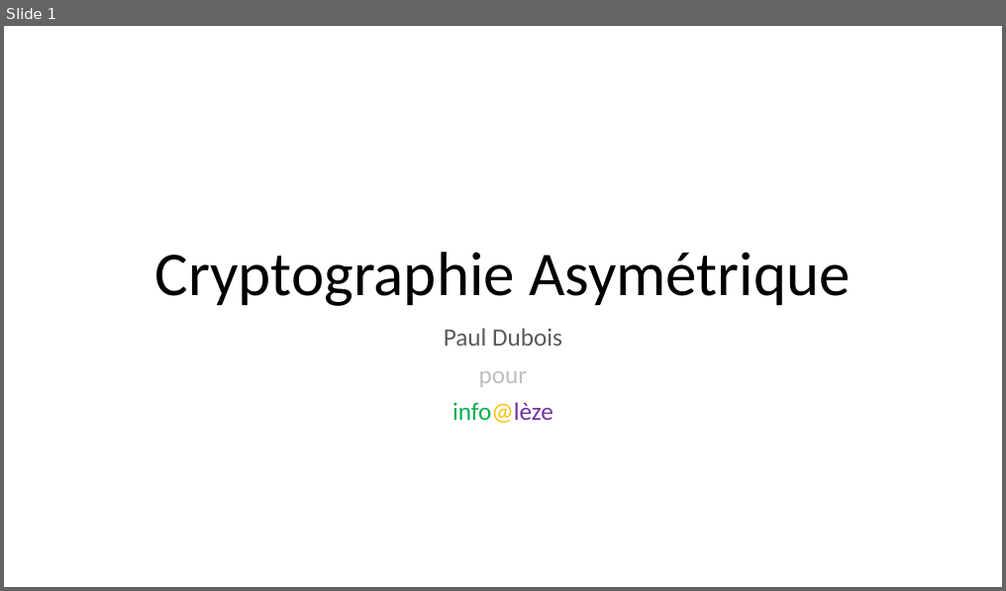
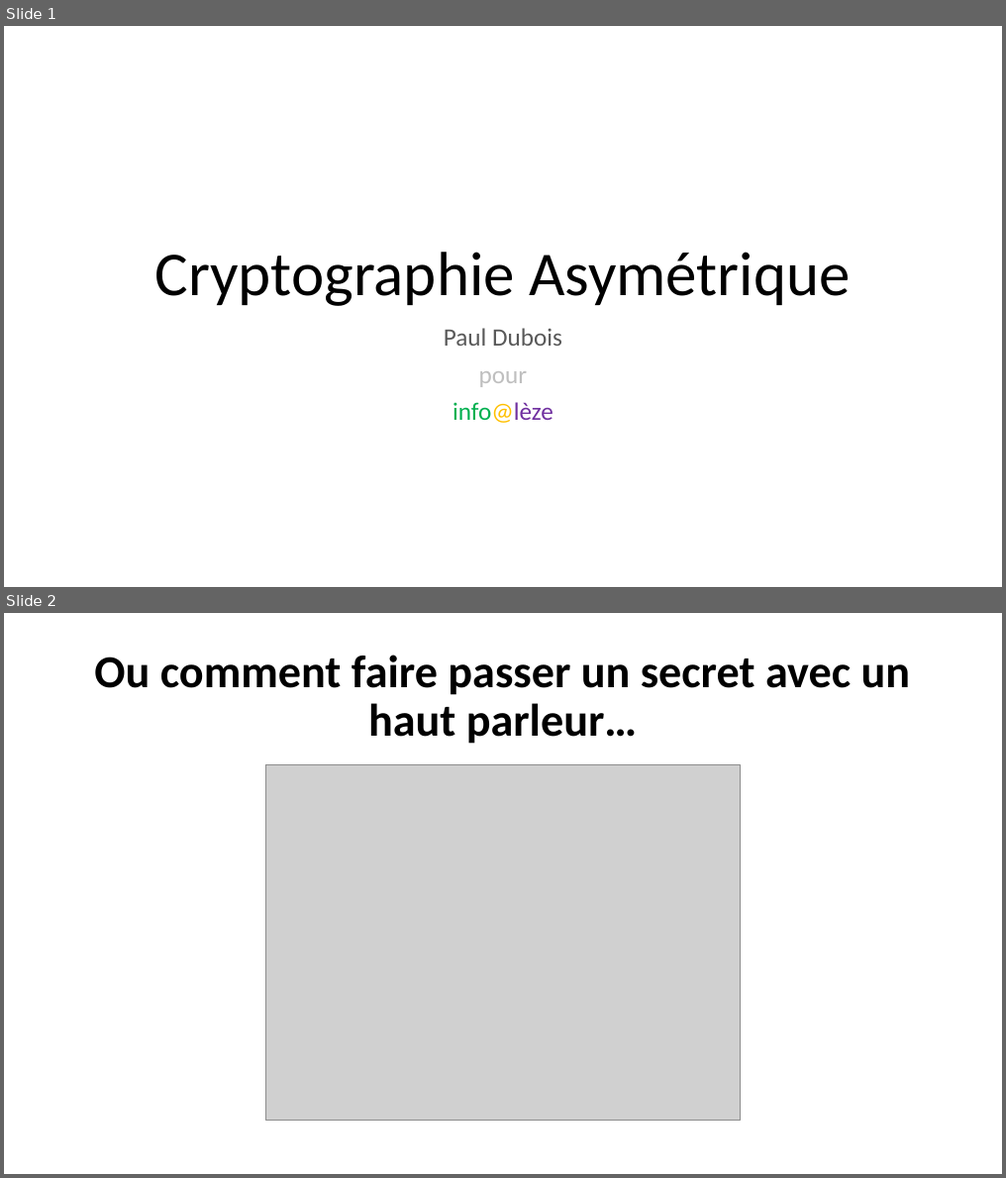
Before and after one commit to pauldubois98/AsymmetricCryptographyTalk, a slide deck: slides.pptx. Shown one above the other, each under a label of ours: slide 1 before the commit, slides 1 and 2 after it. The pictures are 1006x591 and 1006x1178 pixels, drawn with LibreOffice and Linux fonts; fonts in the diff are those of the drawing; grey boxes stand for pictures. Boxes give left, top, right and bottom in pixels: in the first picture for what was removed or moved away, otherwise in the second. Text is boxed around its words. In the diff, an @@ line names an element or a change of style, - is before the commit and + after.

Commit message:
added 2nd title slide

```diff
--- a/slides.pptx
+++ b/slides.pptx
@@ slide 2 added at (x1=4, y1=613, x2=1002, y2=1174), background #FFFFFF @@
@@ title added at (x1=94, y1=655, x2=911, y2=744), 44 pt, text #000000, bold @@
+Ou comment faire passer un secret avec un haut parleur…
@@ picture added at (x1=265, y1=764, x2=740, y2=1121) @@
```
